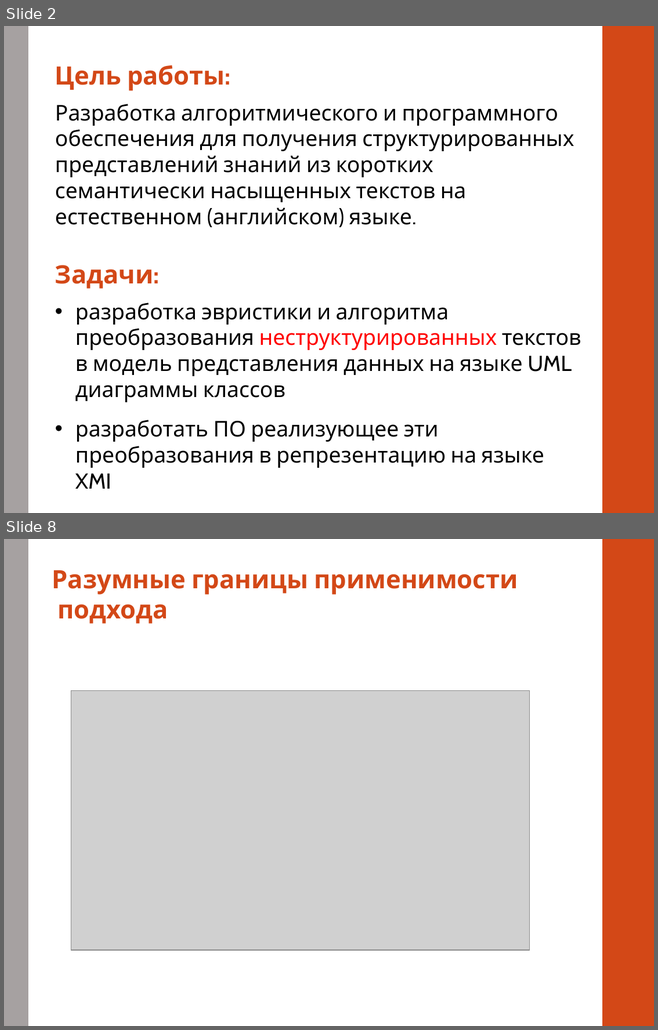
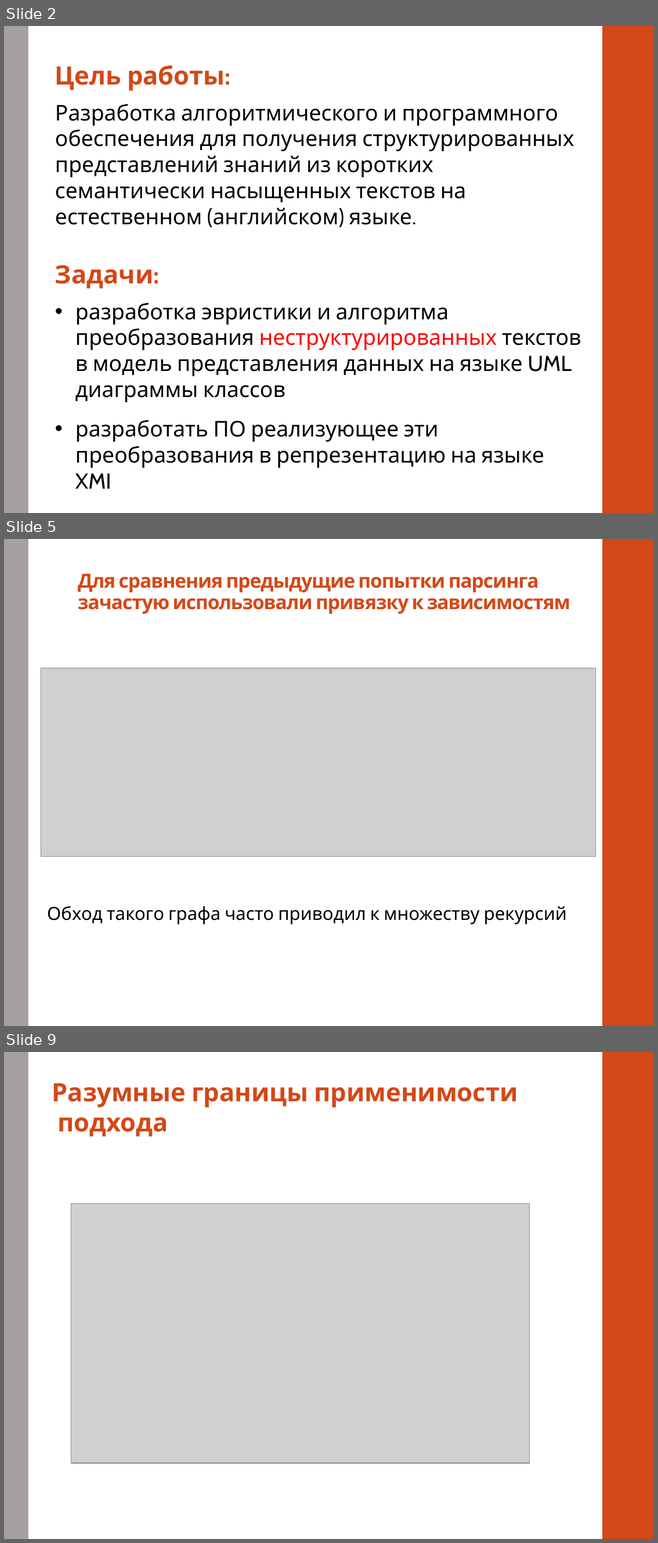
Before and after one commit to alexnodejs/onto-diploma, a slide deck: presentation/Moiseyenko_presentation_cut.pptx. Shown one above the other, each under a label of ours: slides 2 and 8 before the commit, slides 2, 5 and 9 after it; the slides between them are not shown. The pictures are 658x1030 and 658x1543 pixels, drawn with LibreOffice and Linux fonts; fonts in the diff are those of the drawing; grey boxes stand for pictures. Boxes give left, top, right and bottom in pixels: in the first picture for what was removed or moved away, otherwise in the second. Text is boxed around its words. In the diff, an @@ line names an element or a change of style, - is before the commit and + after.

```diff
--- a/presentation/Moiseyenko_presentation_cut.pptx
+++ b/presentation/Moiseyenko_presentation_cut.pptx
@@ slide 5 added at box(4, 539, 654, 1026), background #FFFFFF; not listed: 2 template elements that a slide beside it also shows @@
@@ title added at box(78, 574, 570, 614), 21.6 pt, text #D34817, bold @@
+Для сравнения предыдущие попытки парсинга зачастую использовали привязку к зависимостям
@@ picture added at box(41, 668, 595, 857) @@
@@ text added at box(47, 906, 567, 925), 20 pt, text #000000 @@
+Обход такого графа часто приводил к множеству рекурсий
@@ what was slide 8 is now slide 9 @@
```
Also in this commit, not shown: 6 slides changed.
